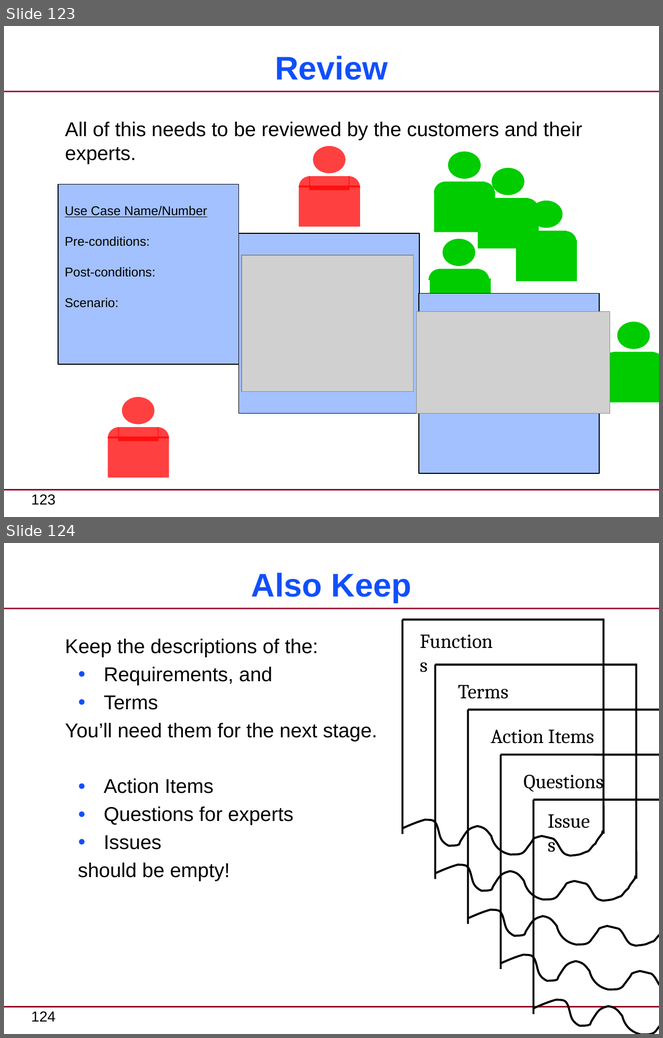
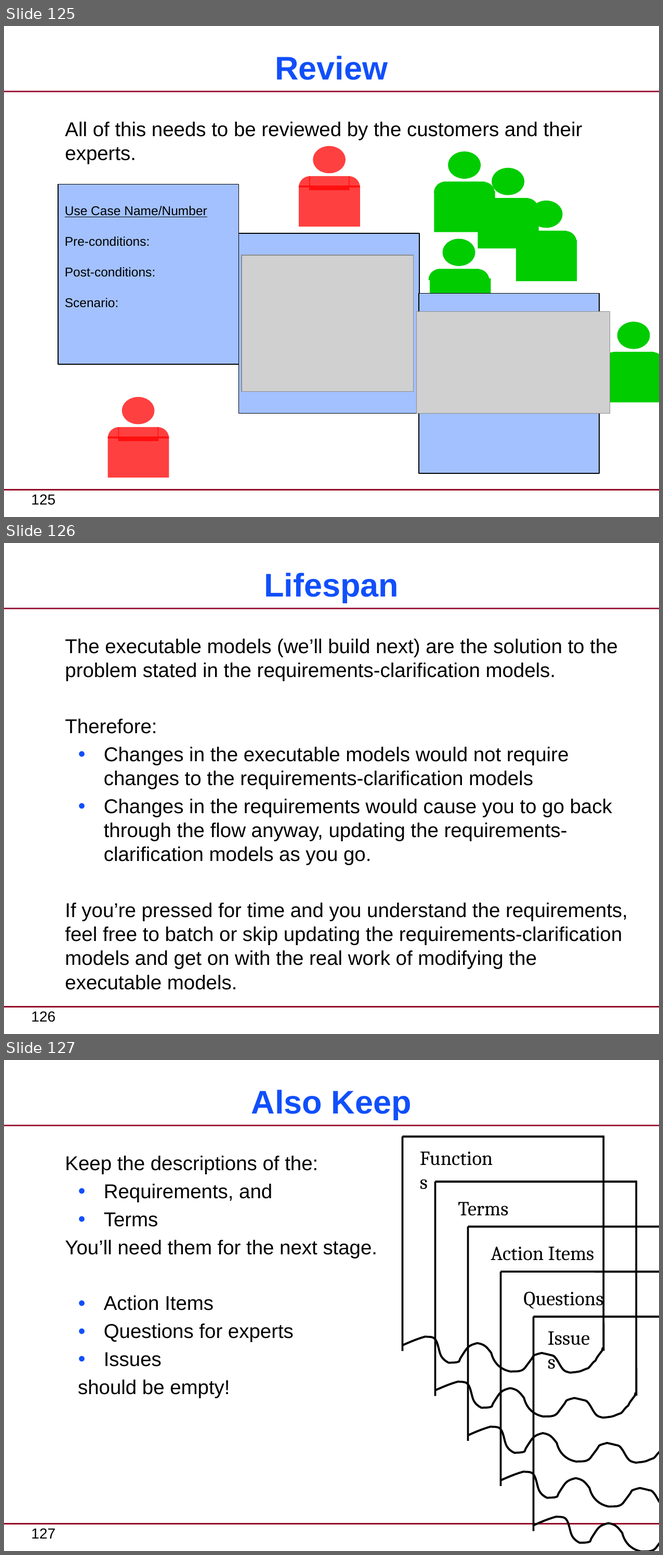
Before and after one commit to xtuml/training, a slide deck: courses/xtUML-Modeling/Requirements-Clarification/RequirementsClarification-CourseSlides.pptx. Shown one above the other, each under a label of ours: slides 123 and 124 before the commit, slides 125, 126 and 127 after it. The pictures are 663x1038 and 663x1555 pixels, drawn with LibreOffice and Linux fonts; fonts in the diff are those of the drawing; grey boxes stand for pictures. Boxes give left, top, right and bottom in pixels: in the first picture for what was removed or moved away, otherwise in the second. Text is boxed around its words. In the diff, an @@ line names an element or a change of style, - is before the commit and + after.

```diff
--- a/courses/xtUML-Modeling/Requirements-Clarification/RequirementsClarification-CourseSlides.pptx
+++ b/courses/xtUML-Modeling/Requirements-Clarification/RequirementsClarification-CourseSlides.pptx
@@ slide 126 added at <box>4,543,659,1034</box>, background #FFFFFF; not listed: 3 template elements that a slide beside it also shows @@
@@ title added at <box>264,573,399,603</box>, 36 pt, text #114FFB, bold @@
+Lifespan
@@ text added at <box>65,639,628,990</box>, 22 pt, text #000000 @@
+The executable models (we’ll build next) are the solution to the problem stated in the requirements-clarification models.
+Therefore:
+  ● Changes in the executable models would not require changes to the requirements-clarification models
+  ● Changes in the requirements would cause you to go back through the flow anyway, updating the requirements-clarification models as you go.
+If you’re pressed for time and you understand the requirements, feel free to batch or skip updating the requirements-clarification models and get on with the real work of modifying the executable models.
@@ what was slide 123 is now slide 125 @@
@@ page number at <box>31,495,55,505</box>: text changed @@
-123
+125
@@ what was slide 124 is now slide 127 @@
@@ page number at <box>31,1529,55,1539</box>: text changed @@
-124
+127
```
Also in this commit, not shown: 6 slides changed, 7 other slides added, 5 slides removed.
